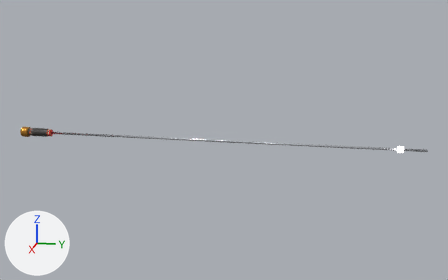
What one commit did to the glTF model assets/rods/helios_runners/fuzeball_rod_2man.glb.
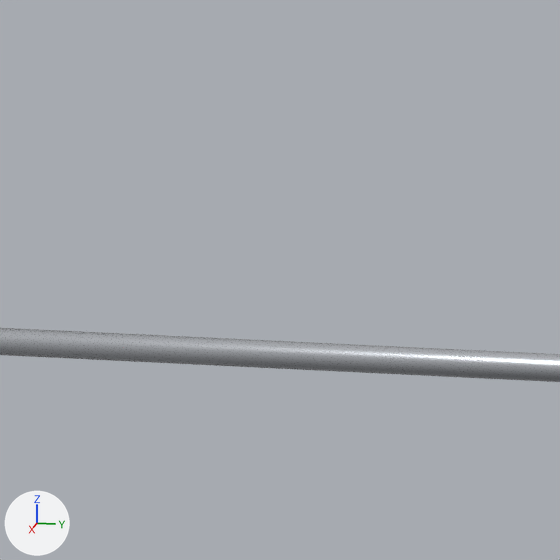
The first picture shows the older version from a 50 mm camera at (189.9, 39.9, 47.8) aimed at (-0.8, 1.7, 0.2). The close-ups show the older and then the newer version on the part from 32% to 43% of the width and 39% to 56% of the height of that picture. Only the edits that show in the close-ups are written down. Every picture has the same lights, and +X, +Y and +Z are marked at lower left. The close-ups show mesh edges as thin lines. Where no turn or scale is listed for an object, it has been applied to the vertices.

Objects in the first close-up: 'rod2_bar.002'.
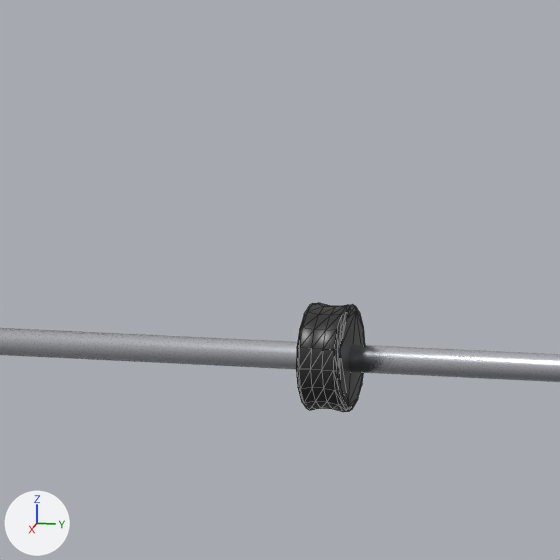
Patch to the scene script:
```diff
--- a/assets/rods/helios_runners/fuzeball_rod_2man.glb.py
+++ b/assets/rods/helios_runners/fuzeball_rod_2man.glb.py
@@ mat_bumper_005 @@
+mat_bumper_005 = principled_material('bumper.005')
+mat_bumper_005.base_color = (0.0215, 0.0215, 0.0215)  # black #282828
+mat_bumper_005.roughness = 0.361
@@ me_cylinder_004_1 @@
+me_cylinder_004_1.from_pydata(...)  # 128 vertices, 252 faces; spans x -1.51..1.51, y -0.61..0.61, z -1.51..1.51
+me_cylinder_004_1.materials.append(mat_bumper_005)  # black #282828
@@ ob_cylinderl @@
+ob_cylinderl = bpy.data.objects.new('CylinderL', me_cylinder_004_1)
+ob_cylinderl.location = (0.0, -15.4, 0.0)
```

Where the change shows, as pixel boxes [x1, y1, x2, y2] in the close-ups (560 x 560 px):
'CylinderL', added
    after: [296, 303, 365, 412]
